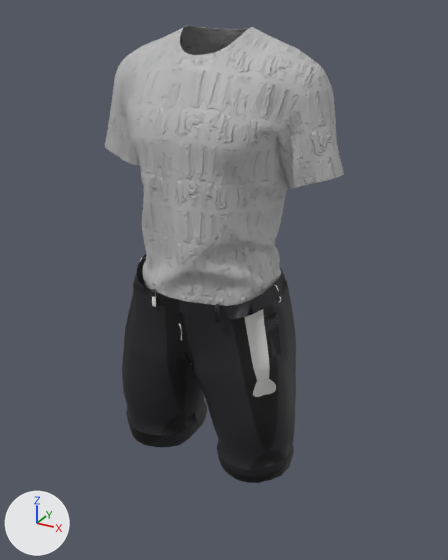
One commit to the glTF model src/Pages/Customize/Configurator/models/MaleClothing/variations/tshirt_material_shorts.glb: the scene before it, then after it.
One viewpoint serves both versions: a 50 mm camera at (0.435, -0.751, 0.337) aimed at (0.015, 0.012, -0.044). The lights are fixed; the arrows at lower left show +X, +Y and +Z. Where no turn or scale is listed for an object, it has been applied to the vertices. Vertices at the same position are counted once.

The older version as bpy lines, for what is in view:
```python
me_m_suit_01mesh_0_003 = bpy.data.meshes.new('m_suit_01Mesh_0.003')
me_m_suit_01mesh_0_003.from_pydata(...)  # 13267 vertices, 25724 faces; spans x -0.184..0.193, y -0.101..0.091, z -0.331..0.315
# faces by material slot: [6207, 19517]
me_m_suit_01mesh_0_003.materials.append(mat_m_suit_01_003)
me_m_suit_01mesh_0_003.materials.append(mat_lambert1)
ob_all = bpy.data.objects.new('all', me_m_suit_01mesh_0_003)
ob_all.location = (0.0, 0.0, 0.0)
```
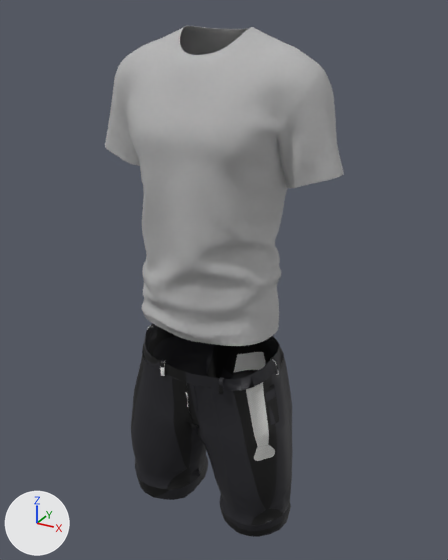
The newer file is also rescaled (x0.904), turned or shifted as a whole; pictures and numbers use the older file's frame.

The edits, one by one:
Material 'm_suit_01.006' (mat_m_suit_01_006) is new.
Uses the picture img_image_0_001.
Uses the picture img_image_1.
me_m_suit_01mesh_0_003 is used by ob_all; location (0.0, 0.0, 0.0).
me_m_suit_01mesh_0_003 had 13267 vertices, 25724 faces and spanned x -0.184..0.193, y -0.101..0.091, z -0.331..0.315.
me_m_suit_01mesh_0_003 no longer uses material mat_m_suit_01_003.
me_m_suit_01mesh_0_003 now has 9964 vertices, 19517 faces and spans x -0.184..0.193, y -0.101..0.083, z -0.106..0.315.
me_m_suit_01mesh_0_003 part 1: 10 loose pieces with 2949 vertices, spanning x -0.147..0.154, y -0.099..0.091, z -0.331..-0.012, are deleted.
Mesh me_m_suit_01mesh_0_006 is new.
It has 3299 vertices, 6207 faces and spans x -0.16..0.136, y -0.066..0.109, z -0.364..-0.05.
It uses material mat_m_suit_01_006.
Object 'all_two' (ob_all_two) is new; it shows me_m_suit_01mesh_0_006.
Its location is (0.016, -0.022, -0.085).

Where the change shows, as pixel boxes [x1, y1, x2, y2] in the pictures (448 x 560 px):
'all', reshaped (30% shorter): before [105, 26, 344, 483]; after [105, 26, 344, 346]
'all_two', added: after [131, 323, 293, 537]
part 1 of me_m_suit_01mesh_0_003, deleted (black): before [122, 254, 296, 483]
